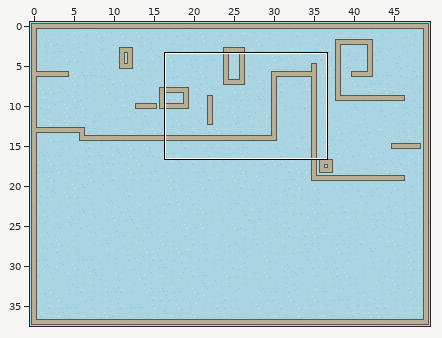
Tiled map, stored at res/new_basic_level.tmx. Above, an overview of the earlier version with the close-up marked.
Close-up. Before the commit:
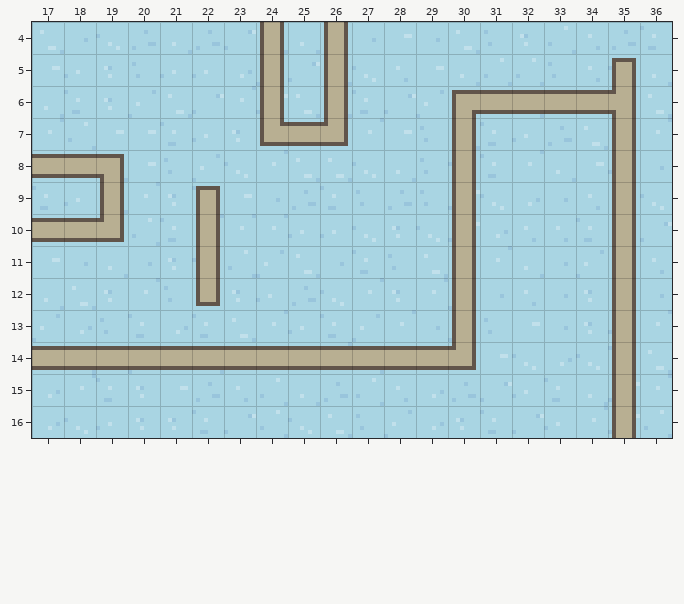
Cells are 8x8 px. Shown: x 17..36, y 4..16. The commit also changed other parts of the map, which this record leaves out.
After the commit:
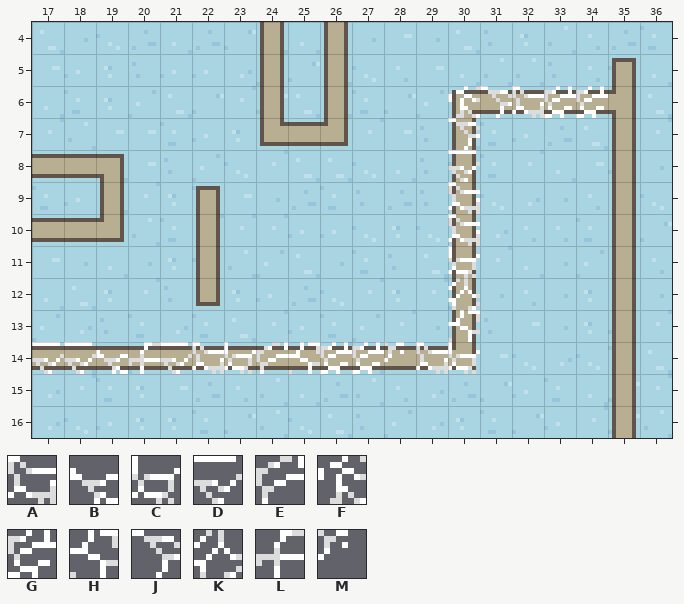
Key: from "small_basic_tiles": A 32 "spider_web", B 33 "spider_web", C 34 "spider_web", D 35 "spider_web", E 40 "spider_web", F 41 "spider_web", G 42 "spider_web", H 43 "spider_web", J 48 "spider_web", K 49 "spider_web", L 50 "spider_web", M 51 "spider_web".
_ is an empty cell.
Tiles of an added or newly shown layer are drawn over the layers below it.
Diff:
{"where": "layer \"terrain\" (added)"}
{"y":6,"x":30,"old":"_____","new":"FJAGG"}
{"y":7,"x":30,"old":"_","new":"J"}
{"y":8,"x":30,"old":"_","new":"D"}
{"y":9,"x":30,"old":"_","new":"A"}
{"y":10,"x":30,"old":"_","new":"A"}
{"y":11,"x":30,"old":"_","new":"C"}
{"y":12,"x":30,"old":"_","new":"K"}
{"y":13,"x":30,"old":"_","new":"H"}
{"y":14,"x":17,"old":"______________","new":"DDBLDACEHGGMAC"}
{"label":"added","picture_box":[32,86,608,374]}
